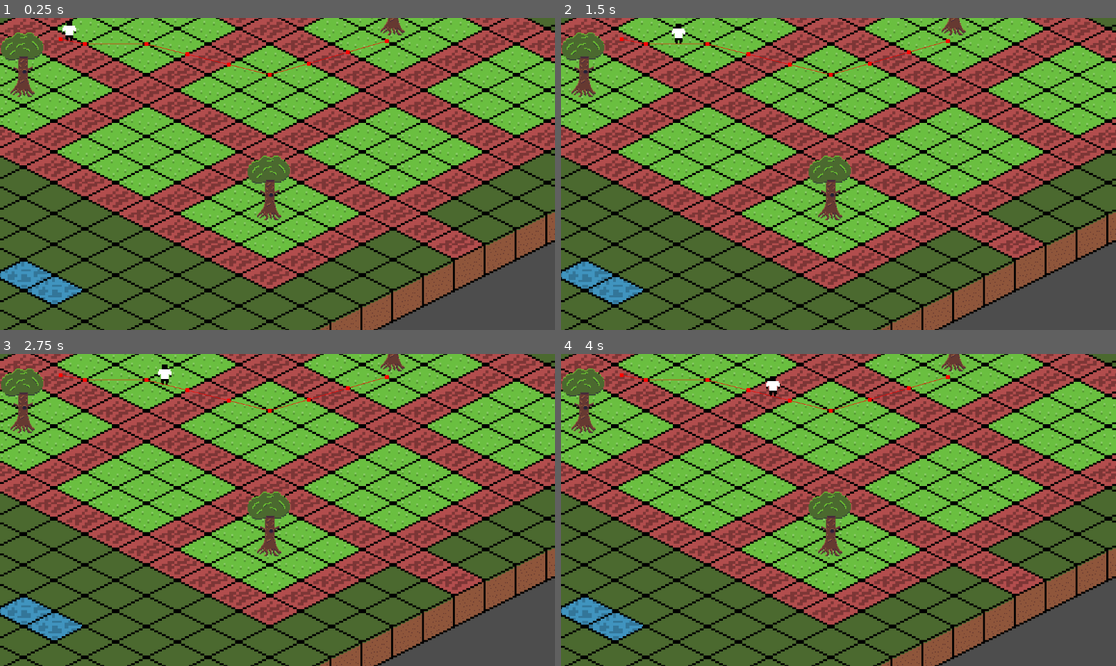
Above: before the commit, frames 1-4 (two rows, left to right).
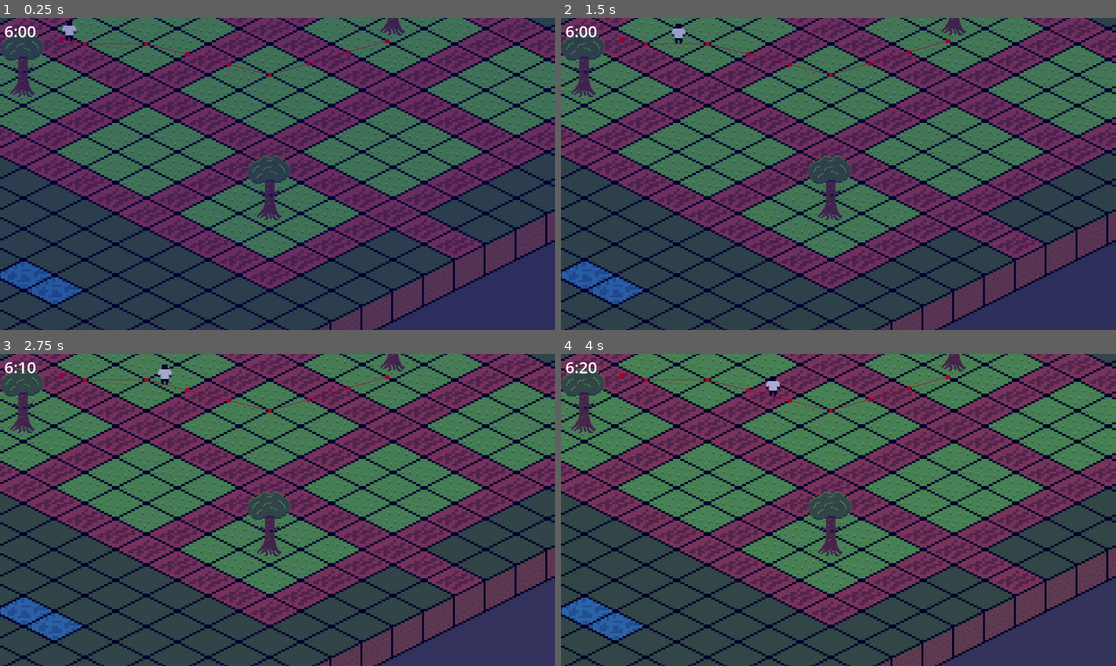
Above: after the commit, the same moments.

Repository: bombasticSlacks/Ok-Orchard
Game: Godot game, scene res://main.tscn
Two runs of this game, one before a commit and one after it. Both use one fixed random seed, a clock stepped at 60 frames per second and the inputs below.
Inputs:
- Up to frame 1 (0.25 s): no input
- Up to frame 2 (1.5 s): no input
- Up to frame 3 (2.75 s): no input
- Up to frame 4 (4 s): no input

The runs differ from the first frame. In frame 1, 100% of the frame differs, in the area x 0-100%, y 0-100%; in frame 2, 100%; in frame 3, 100%; in frame 4, 100%.

Commit message:
#1 added clock with day/night (#25)
* #1 added clock with day/night

* #1 Fixed merge, commented out bad nodes to reduce debug errors

Diff:
--- a/Scripts/Attraction.gd
+++ b/Scripts/Attraction.gd
@@ -9,9 +9,10 @@
 
 # Called when the node enters the scene tree for the first time.
 func _ready():
+	pass
 	# Get a timer so we can register ticks
-	var timer = get_node("/root/Timer")
-	timer.timeout.connect(_tick)
+	#var timer = get_node("/root/Timer")
+	#timer.timeout.connect(_tick)
 
 # Simplified Processing Only Runs When A Tick Defined In Plot Completes
 func _tick():
--- a/Scripts/Game.gd
+++ b/Scripts/Game.gd
@@ -6,20 +6,65 @@
 
 # Generated Pawns For The Current Day
 var pawns: Array
+var timer
+var dayColor
+var clock
 
 # Plots the game tracks
 @export var plots: Plot
 
+var current_ticks = 0
+#Timer 0.3
+@export var day_ticks = 580
+#16 hour days, 6:00am to 10pm
+var start_sunrise_hour = 6
+var end_sunrise_hour = 8
+var start_sunset_hour = 18
+var end_sunset_hour = 22
+var max_day_color_alpha = 0.4
+
 # Called when the node enters the scene tree for the first time.
 func _ready():
 	# Get a timer so we can register ticks
-	var timer = get_node("/root/Timer")
+	timer = get_node("Timer")
+	dayColor = get_node("UI/DayLayer/DayColor")
+	clock = get_node("UI/Clock")
 	timer.timeout.connect(_tick)
 
 # Called every frame. 'delta' is the elapsed time since the previous frame.
 func _process(delta):
 	pass
 
+func _conv_time(current_ticks, hour_pad):
+	var ticks = current_ticks * 100;
+	var hh = floor(ticks / 3600) + hour_pad
+	var mm = floor((ticks % 3600) / 60)
+	var ss = ticks % 60
+	return [hh,mm,ss]
+
+func _format_time(hour, minute):
+	#round to the nearest ten for minutes
+	return "%d:%02d" % [hour, floor(minute/10)*10]
+
+func _set_day_color(current_hour, current_minute):
+	if current_hour >= start_sunrise_hour and current_hour <= end_sunrise_hour:
+		var sunrise_percent = float((current_hour*60 + current_minute) - (start_sunrise_hour*60)) / float(end_sunrise_hour*60 - start_sunrise_hour*60)
+		dayColor.color.a = (1-sunrise_percent) * max_day_color_alpha
+	elif current_hour >= start_sunset_hour and current_hour <= end_sunset_hour:
+		var sunrise_percent = float((current_hour*60 +current_minute) - (start_sunset_hour*60)) / float(end_sunset_hour*60 - start_sunset_hour*60)
+		dayColor.color.a = sunrise_percent * max_day_color_alpha
+
 # Simplified Processing Only Runs When A Root Level Timer Finishes
 func _tick():
-	pass
+	current_ticks = current_ticks+1
+	var time = _conv_time(current_ticks, start_sunrise_hour)
+
+	var current_hour = time[0]
+	var current_minute = time[1]
+	_set_day_color(current_hour, current_minute)
+
+	var formatted_time = _format_time(current_hour, current_minute)
+	clock.set_text(formatted_time)
+
+	if current_ticks >= day_ticks:
+		current_ticks = 0
--- a/Scripts/Pawn.gd
+++ b/Scripts/Pawn.gd
@@ -35,7 +35,7 @@
 			attractions.append(attraction)
 
 	# Get a timer so we can register ticks
-	var timer = get_node("/root/Timer")
+	# var timer = get_node("/root/Timer")
 	# timer.timeout.connect(_tick)
 
 func actor_setup():
--- a/Scripts/Plot.gd
+++ b/Scripts/Plot.gd
@@ -8,7 +8,7 @@
 # If this is built
 @export var built: bool = false
 # Plots Have An Attraction
-@onready var attraction: Attraction = $Attraction
+#@onready var attraction: Attraction = $Attraction
 
 # Has name through StaticBody2D
 
--- a/Scripts/Tree.gd
+++ b/Scripts/Tree.gd
@@ -15,5 +15,5 @@
 
 # Simplified Processing Only Runs When A Root Level Timer Finishes
 func _tick():
-    # TODO
-    pass
+	# TODO
+	pass
--- a/main.tscn
+++ b/main.tscn
@@ -1,6 +1,7 @@
-[gd_scene load_steps=7 format=3 uid="uid://dx3k80toaks7p"]
+[gd_scene load_steps=8 format=3 uid="uid://dx3k80toaks7p"]
 
 [ext_resource type="PackedScene" uid="uid://dq131ceghv4bt" path="res://orchard.tscn" id="1_5bpqt"]
+[ext_resource type="Script" path="res://Scripts/Game.gd" id="1_nahm6"]
 [ext_resource type="Script" path="res://Scripts/Pawn.gd" id="2_yo2sw"]
 [ext_resource type="Texture2D" uid="uid://bdgm8ga1cokek" path="res://Assets/PawnBase.png" id="3_blutb"]
 [ext_resource type="Script" path="res://Scripts/Plot.gd" id="4_wgdl0"]
@@ -10,6 +11,7 @@
 radius = 2.0
 
 [node name="main" type="Node2D"]
+script = ExtResource("1_nahm6")
 
 [node name="TileMap" parent="." instance=ExtResource("1_5bpqt")]
 position = Vector2(28, 13)
@@ -131,6 +133,33 @@
 
 [node name="Sprite2D" type="Sprite2D" parent="TileMap/Plot9"]
 
+[node name="Timer" type="Timer" parent="."]
+wait_time = 0.3
+autostart = true
+
 [node name="Camera2D" type="Camera2D" parent="."]
+visible = false
 offset = Vector2(100, 100)
 zoom = Vector2(2, 2)
+
+[node name="UI" type="CanvasLayer" parent="."]
+
+[node name="Clock" type="RichTextLabel" parent="UI"]
+offset_left = 9.0
+offset_top = 4.0
+offset_right = 150.0
+offset_bottom = 51.0
+theme_override_font_sizes/normal_font_size = 33
+text = "6:00"
+
+[node name="DayLayer" type="CanvasLayer" parent="UI"]
+
+[node name="DayColor" type="ColorRect" parent="UI/DayLayer"]
+anchors_preset = 15
+anchor_right = 1.0
+anchor_bottom = 1.0
+grow_horizontal = 2
+grow_vertical = 2
+size_flags_horizontal = 3
+size_flags_vertical = 3
+color = Color(0, 0, 0.470588, 0.407843)
